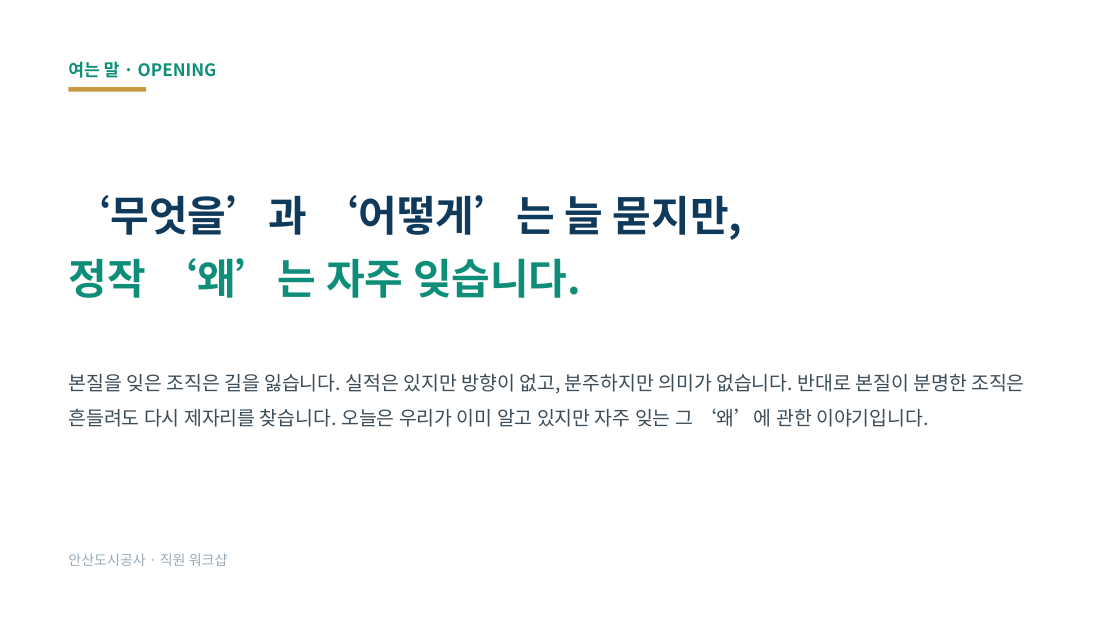
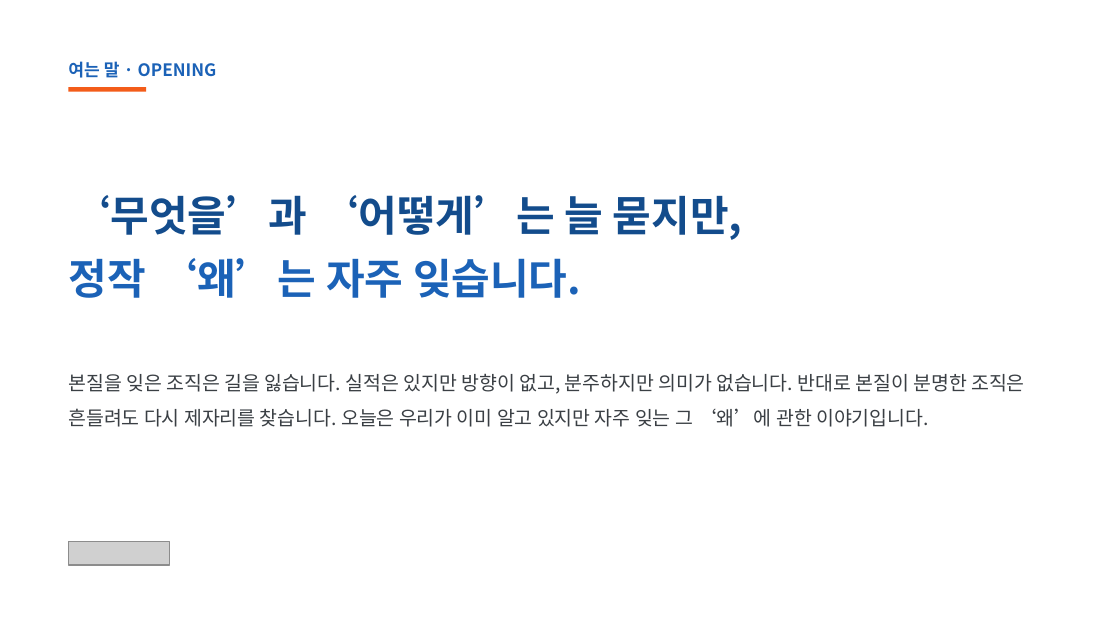
Before and after one commit to lbs6368-arch/my-project, a slide deck: slide 2 of 안산도시공사_직원워크샵_사장특강_발표자료_20261024.pptx. Drawn at 1120x630 pixels with LibreOffice and Linux fonts; fonts in the diff are those of the drawing; grey boxes stand for pictures. Boxes give left, top, right and bottom in pixels: in the first picture for what was removed or moved away, otherwise in the second. Text is boxed around its words. In the diff, an @@ line names an element or a change of style, - is before the commit and + after.

```diff
--- a/안산도시공사_직원워크샵_사장특강_발표자료_20261024.pptx
+++ b/안산도시공사_직원워크샵_사장특강_발표자료_20261024.pptx
@@ text "여는 말 · OPENING" at box(68, 61, 217, 78): text colour #0E8E78 to #1B62B7 @@
@@ rectangle at box(68, 87, 146, 92): fill #C79A3F to #F35C19 @@
@@ text "‘무엇을’과 ‘어떻게’는 늘 묻지만," at box(68, 195, 742, 240): text colour #103A5C to #134C8C @@
@@ text "정작 ‘왜’는 자주 잊습니다." at box(68, 258, 581, 298): text colour #0E8E78 to #1B62B7 @@
@@ text "본질을 잊은 조직은 길을 잃습니다. ..." at box(68, 373, 1025, 427): text colour #3C4C58 to #3A3F44 @@
@@ text removed at box(68, 553, 228, 566) @@
-안산도시공사 · 직원 워크샵
@@ picture added at box(68, 542, 169, 566) @@
```
Also in this commit, not shown: 10 other slides changed.
